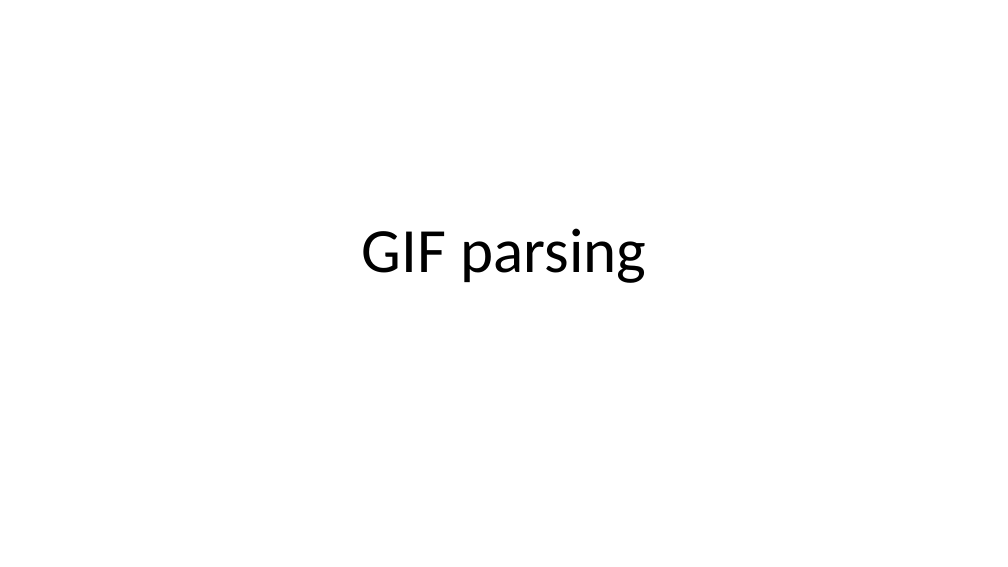
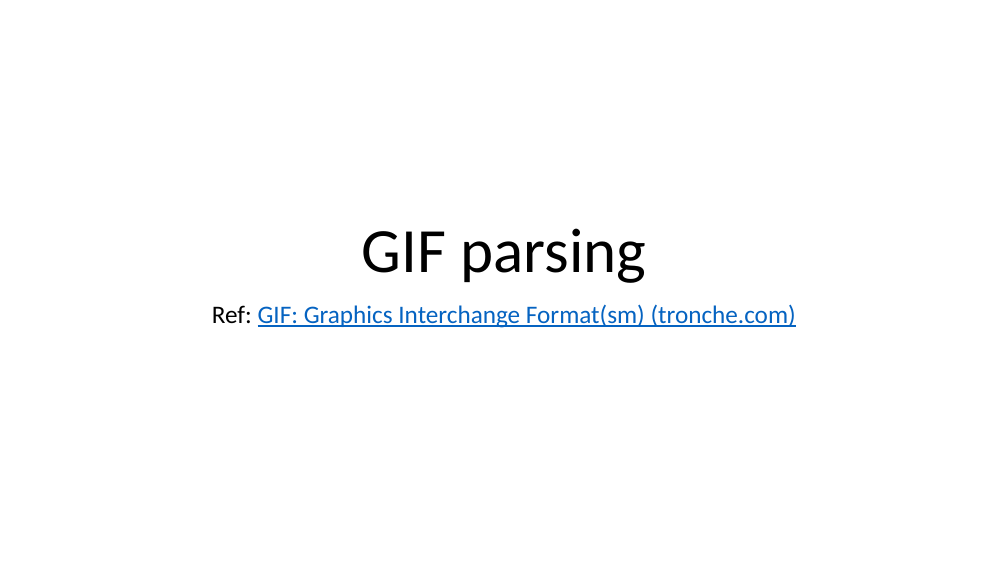
Before and after one commit to philipdeng/gifparse, a slide deck: slide 1 of aboutgif.pptx. Drawn at 1008x567 pixels with LibreOffice and Linux fonts; fonts in the diff are those of the drawing. Boxes give left, top, right and bottom in pixels: in the first picture for what was removed or moved away, otherwise in the second. Text is boxed around its words. In the diff, an @@ line names an element or a change of style, - is before the commit and + after.

```diff
--- a/aboutgif.pptx
+++ b/aboutgif.pptx
@@ subtitle added at box(212, 304, 796, 328), 24 pt, text #0563C1, underline @@
+Ref: GIF: Graphics Interchange Format(sm) (tronche.com)
```
Also in this commit, not shown: 12 slides added, 2 slides removed, 5 other files.
